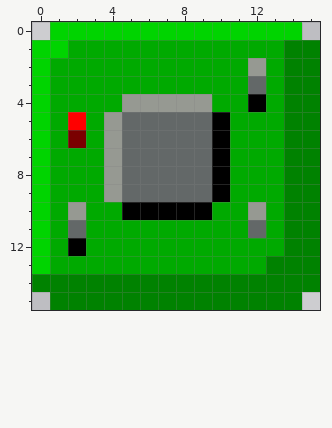
Pixel-art sprite: img/favicon.png. Above is the file before it was changed.
The file is 16x16 pixels.
After the commit:
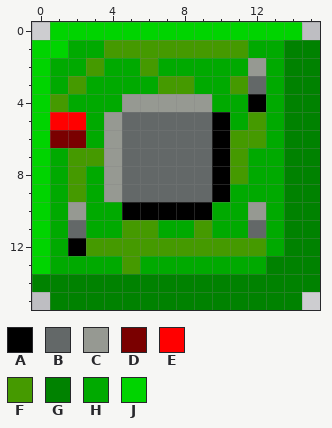
Palette (. is transparent): A #000000  B #636868  C #969992  D #7a0000  E #ff0000  F #459a00  G #008200  H #00aa00  J #00d400
Difference:
@@ x 0..15 @@
  0 .JJJJJJJJJJJJJJ.
- 1 JJHHHHHHHHHHHHGG
- 2 JHHHHHHHHHHHCHGG
- 3 JHHHHHHHHHHHBHGG
- 4 JHHHHCCCCCHHAHGG
- 5 JHEHCBBBBBAHHHGG
- 6 JHDHCBBBBBAHHHGG
- 7 JHHHCBBBBBAHHHGG
- 8 JHHHCBBBBBAHHHGG
- 9 JHHHCBBBBBAHHHGG
+ 1 JJHHFFFFFFFFHHGG
+ 2 JHHFHHFHHHHHCHGG
+ 3 JHFHHHHFFHHFBHGG
+ 4 JFHHHCCCCCHHAHGG
+ 5 JEEHCBBBBBAHFHGG
+ 6 JDDHCBBBBBAFFHGG
+ 7 JHFFCBBBBBAFHHGG
+ 8 JHFHCBBBBBAFHHGG
+ 9 JHFHCBBBBBAHHHGG
 10 JHCHHAAAAAHHCHGG
-11 JHBHHHHHHHHHBHGG
-12 JHAHHHHHHHHHHHGG
-13 JHHHHHHHHHHHHGGG
+11 JHBHHFFHHFHHBHGG
+12 JHAFFFFFFFFFFHGG
+13 JHHHHFHHHHHHHGGG
 14 GGGGGGGGGGGGGGGG
